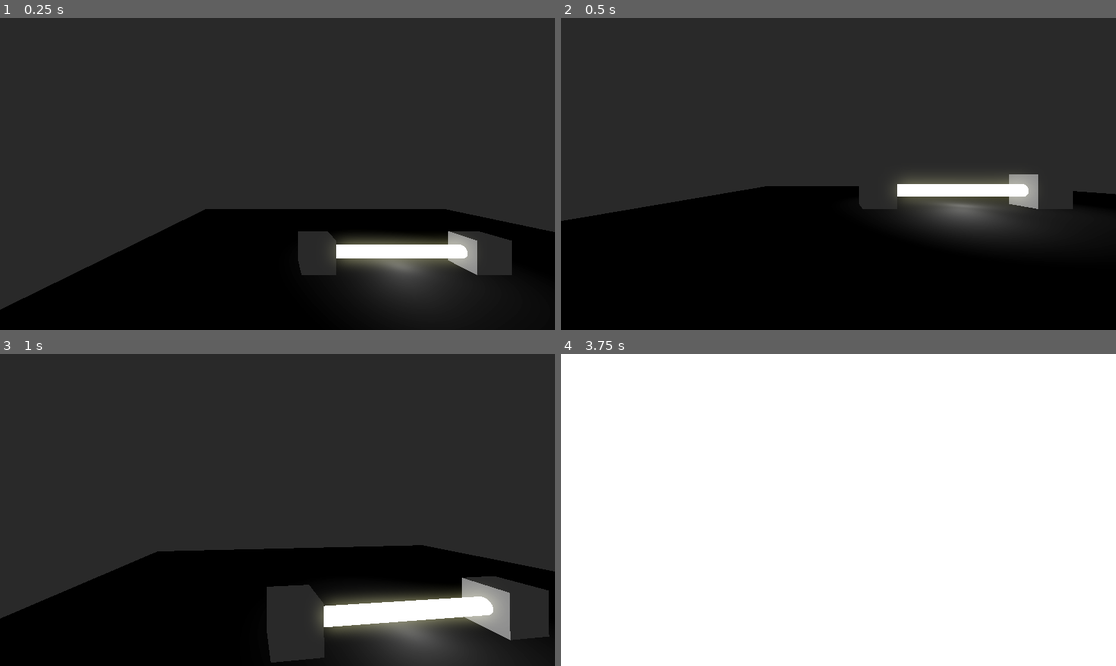
Above: before the commit, frames 1-4 (two rows, left to right).
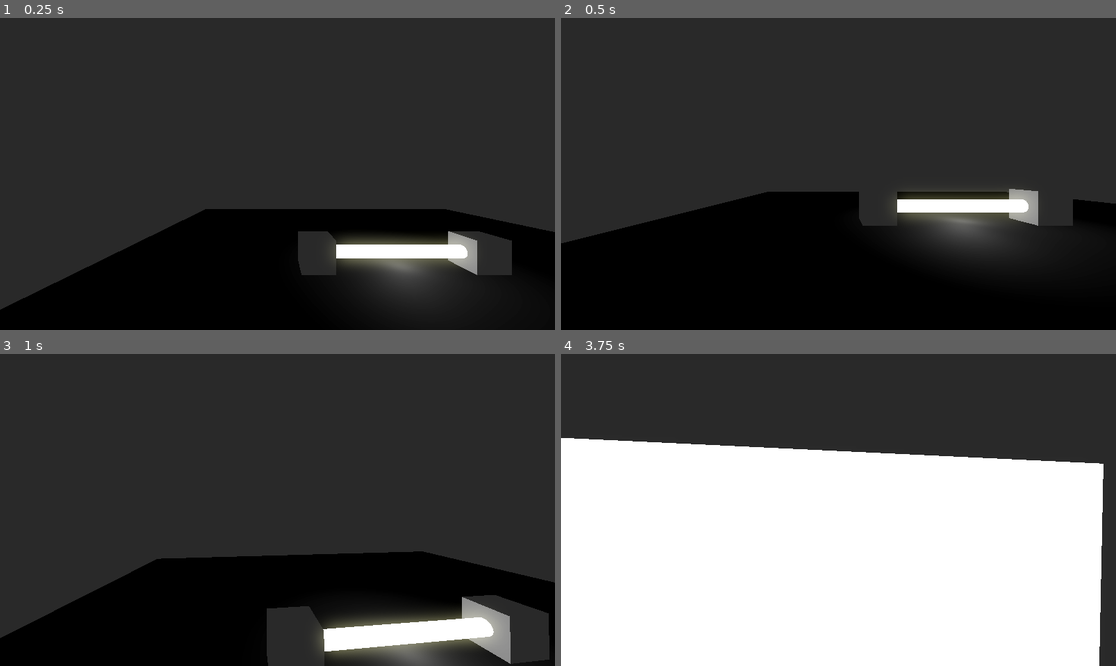
Above: after the commit, the same moments.

Repository: Game-Jam-Collaboration/Indie-Collab-Gamejam
Game: Godot game, scene res://scenes/playground.tscn
Same seed, same stepped clock (60 frames per second), same inputs: the game is played once before the commit and once after it.
Inputs (mouse positions are in pixels of both pictures, inside the frame that each line leads up to):
- Up to frame 1 (0.25 s): no input
- Up to frame 2 (0.5 s): no input
- Up to frame 3 (1 s): tap Enter at 0.5 s; move the mouse to (305, 510) at 0.52 s; hold W (MoveForward) from 0.53 s (still down); hold Ctrl (Crouch) from 0.53 s (still down); tap Space (Jump) at 0.77 s
- Up to frame 4 (3.75 s): keep holding W (MoveForward); move the mouse to (810, 510) at 1.27 s; release Ctrl (Crouch) at 1.28 s; tap Shift (Sprint) at 1.35 s; tap Space (Jump) at 1.52, 2, 3.02, 3.5 s; move the mouse to (849, 503) at 2.02 s; tap E at 2.1 s; tap Enter at 2.75 s; move the mouse to (832, 516) at 2.77 s; tap Ctrl (Crouch) at 2.85 s; move the mouse to (877, 513) at 3.52 s; hold Shift (Sprint) from 3.53 s (still down)

Frame 1 is identical in both runs. In frame 2, 7.1% of the frame differs, in the area x 0-100%, y 50-79%; in frame 3, 11%; in frame 4, 33%, in the area x 0-100%, y 0-100%.

Commit message:
small floor fix

Diff:
--- a/scenes/playground.tscn
+++ b/scenes/playground.tscn
@@ -22,8 +22,8 @@
 material = SubResource("StandardMaterial3D_qchbg")
 size = Vector3(22, 1, 22)
 
-[sub_resource type="ConvexPolygonShape3D" id="ConvexPolygonShape3D_hddm4"]
-points = PackedVector3Array(-10, 0, -10, -10, 0, 10, 10, 0, -10, 10, 0, 10)
+[sub_resource type="BoxShape3D" id="BoxShape3D_q8s1k"]
+size = Vector3(22, 1, 22)
 
 [sub_resource type="BoxMesh" id="BoxMesh_maef2"]
 
@@ -81,8 +81,8 @@
 [node name="Mesh" type="MeshInstance3D" parent="Ground" unique_id=398946337]
 mesh = SubResource("BoxMesh_q8s1k")
 
-[node name="CollisionShape3D" type="CollisionShape3D" parent="Ground" unique_id=1338919280]
-shape = SubResource("ConvexPolygonShape3D_hddm4")
+[node name="CollisionShape3D" type="CollisionShape3D" parent="Ground" unique_id=1681170978]
+shape = SubResource("BoxShape3D_q8s1k")
 
 [node name="Something" type="StaticBody3D" parent="." unique_id=248813267]
 transform = Transform3D(1, 0, 0, 0, 1, 0, 0, 0, 1, -2.7, 0.5, 0)
